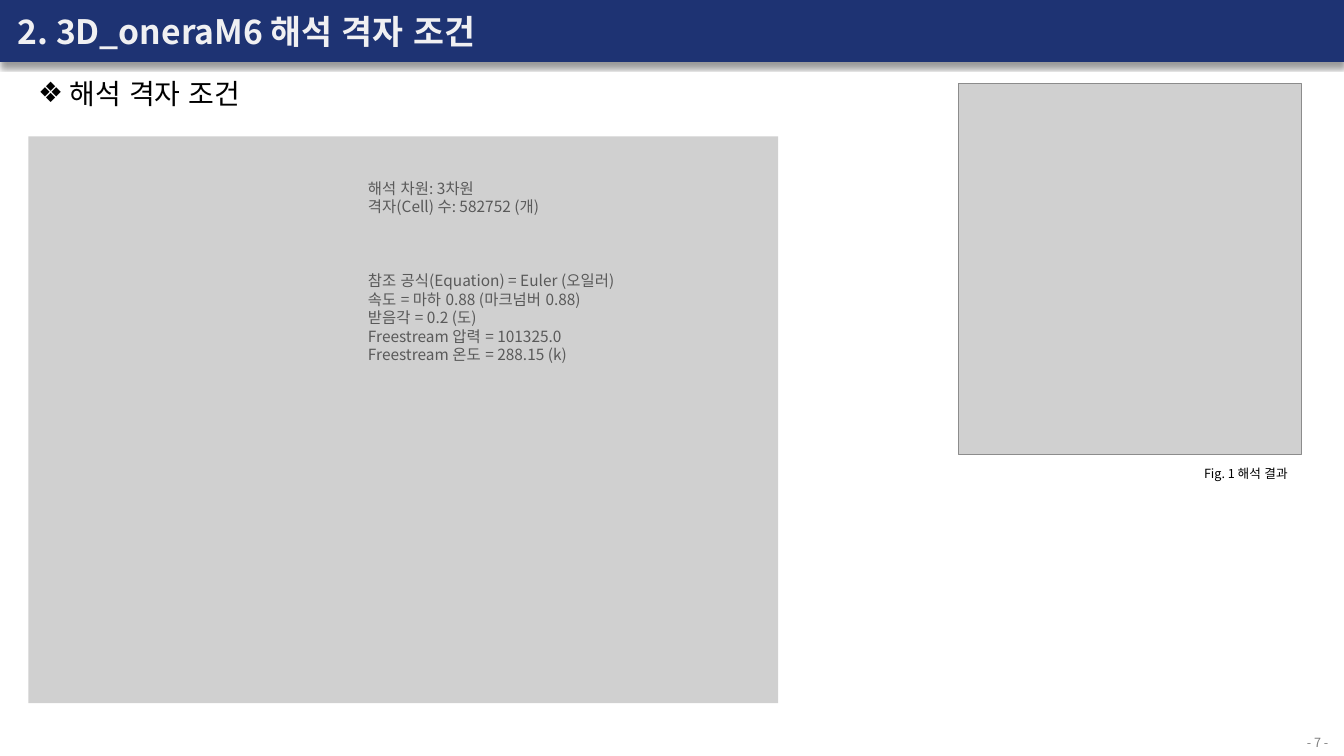
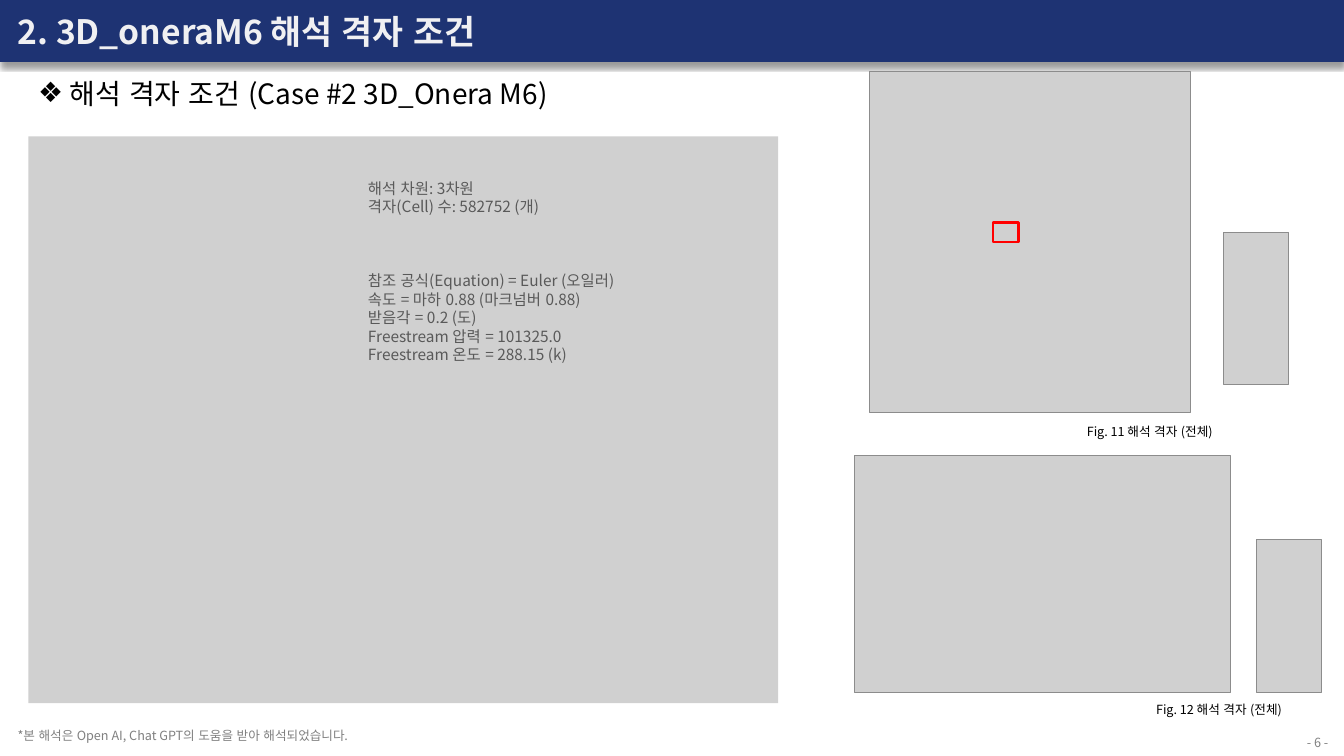
Before and after one commit to Bogeuns/17415009_BogeunSeo, a slide deck: slide 6 of Homework/Week_2/SU2 보고서 (2주차).pptx (slide 7 before the commit). Drawn at 1344x756 pixels with LibreOffice and Linux fonts; fonts in the diff are those of the drawing; grey boxes stand for pictures. Boxes give left, top, right and bottom in pixels: in the first picture for what was removed or moved away, otherwise in the second. Text is boxed around its words. In the diff, an @@ line names an element or a change of style, - is before the commit and + after.

```diff
--- a/Homework/Week_2/SU2 보고서 (2주차).pptx
+++ b/Homework/Week_2/SU2 보고서 (2주차).pptx
@@ text at (70,80,548,110): text changed @@
-❖ 해석 격자 조건
+❖ 해석 격자 조건 (Case #2 3D_Onera M6)
@@ picture removed at (959,84,1302,456) @@
@@ group added at (870,72,1290,439): 2 pictures, 1 text, 1 rectangle @@
+Fig. 11 해석 격자 (전체)
@@ picture added at (855,456,1231,693) @@
@@ text removed at (1204,467,1287,481) @@
-Fig. 1 해석 결과
@@ picture added at (1256,540,1322,693) @@
@@ text added at (1156,703,1282,717), 9 pt, text #000000 @@
+Fig. 12 해석 격자 (전체)
@@ text added at (18,729,348,743), 9 pt, text #808080 @@
+*본 해석은 Open AI, Chat GPT의 도움을 받아 해석되었습니다.
@@ page number at (1314,737,1321,747): text changed @@
-- 7 -
+- 6 -
```
Also in this commit, not shown: 5 other slides changed, 1 slide added, 5 slides removed, 2 other files.
